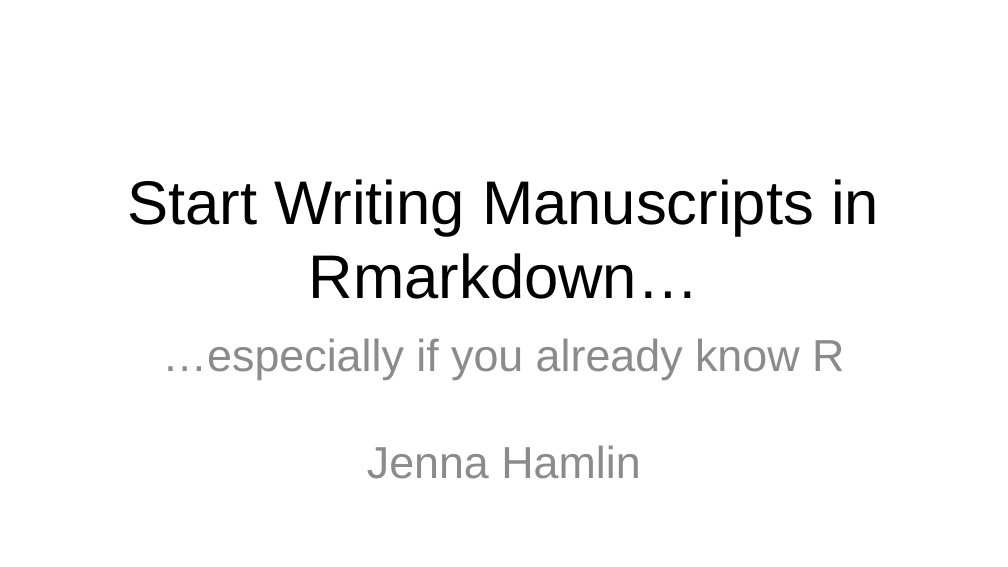
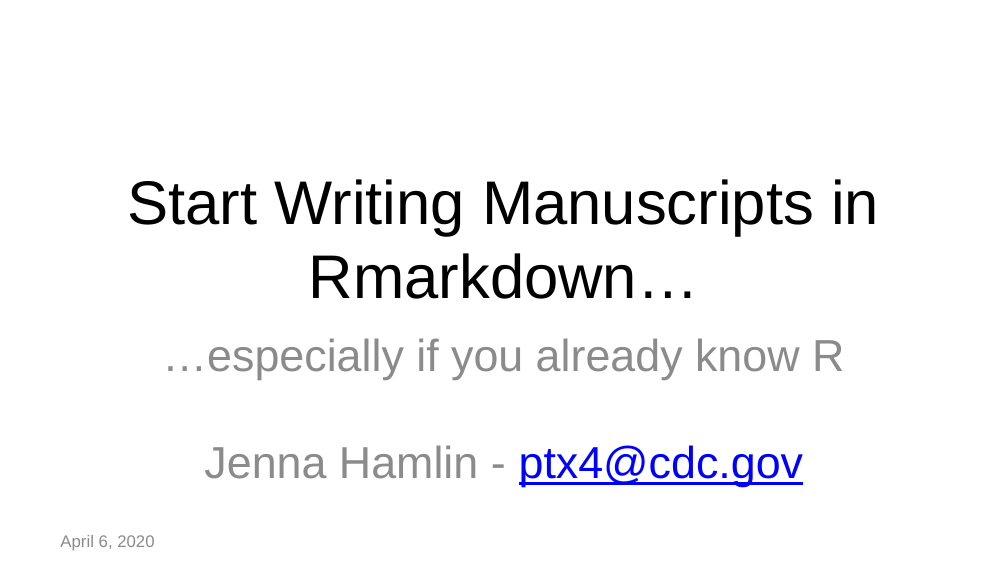
Before and after one commit to jennahamlin/GiGte, a slide deck: slide 1 of GiGte.pptx. Drawn at 1008x567 pixels with LibreOffice and Linux fonts; fonts in the diff are those of the drawing. Boxes give left, top, right and bottom in pixels: in the first picture for what was removed or moved away, otherwise in the second. Text is boxed around its words. In the diff, an @@ line names an element or a change of style, - is before the commit and + after.

```diff
--- a/GiGte.pptx
+++ b/GiGte.pptx
@@ subtitle at [162,338,844,487]: text changed @@
-…especially if you already know R
-Jenna Hamlin
+…especially if you already know R
+Jenna Hamlin - ptx4@cdc.gov
@@ text added at [60,535,154,551], 12 pt, text #8C8C8C @@
+April 6, 2020
```
Also in this commit, not shown: 10 other slides changed, 4 slides added, 1 other file.
